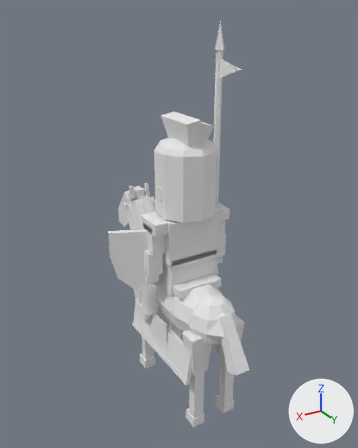
The Blender file art_source/blender/units/blend/franks/knight.blend as it was, and as the next commit left it.
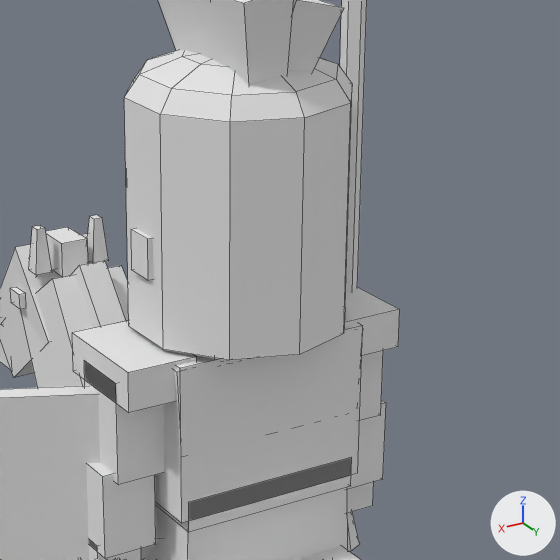
The first picture shows the older version from a camera (50 mm lens) standing at (2.15, 3.47, 3.56) and looking at (0.0, -0.12, 1.77). The close-ups show the older and then the newer version on the part from 34% to 76% of the width and 28% to 62% of the height of that picture. Only the edits that show in the close-ups are written down. Lighting does not change. The marker at lower right points along +X, +Y and +Z. The close-ups show mesh edges as thin lines.

Objects in the first close-up: 'Body'.
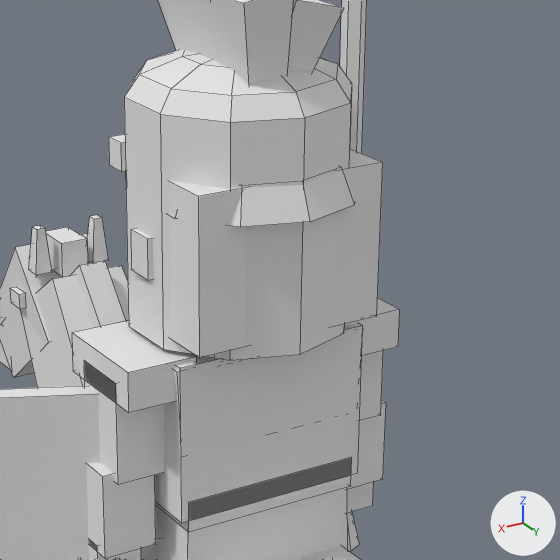
The newer file is also rescaled (x1.01) as a whole; pictures and numbers use the older file's frame.

What changed in the scene script:
```text
Change me_body:
    used by ob_body; location = (0.0, 0.0, 0.0)
    remove me_body.from_pydata(...)  # 896 vertices, 779 faces; spans x -0.41..0.68, y -1.29..0.92, z 0.0..3.49
    add me_body.from_pydata(...)  # 943 vertices, 822 faces; spans x -0.41..0.68, y -1.29..0.92, z 0.0..3.49
    me_body part 1: a new loose piece, a box spanning x -0.25..0.25, y -0.03..0.23, z 1.97..2.35, in mat_pe_unitpalette (its picture is missing)
    me_body part 2: a new loose piece, a box spanning x -0.22..0.22, y -0.235..-0.175, z 2.295..2.365, in mat_pe_unitpalette (its picture is missing)
    me_body part 3: a new loose piece of 31 vertices spanning x -0.25..0.25, y -0.2..0.3, z 2.27..2.44, in mat_pe_unitpalette (its picture is missing)
```

Boxes [x1, y1, x2, y2] around the edits, measured in the close-ups (560 x 560 px):
part 1 of me_body, added: after [169, 149, 383, 358]
part 2 of me_body, added: after [109, 134, 126, 171]
part 3 of me_body, added: after [168, 169, 355, 227]
